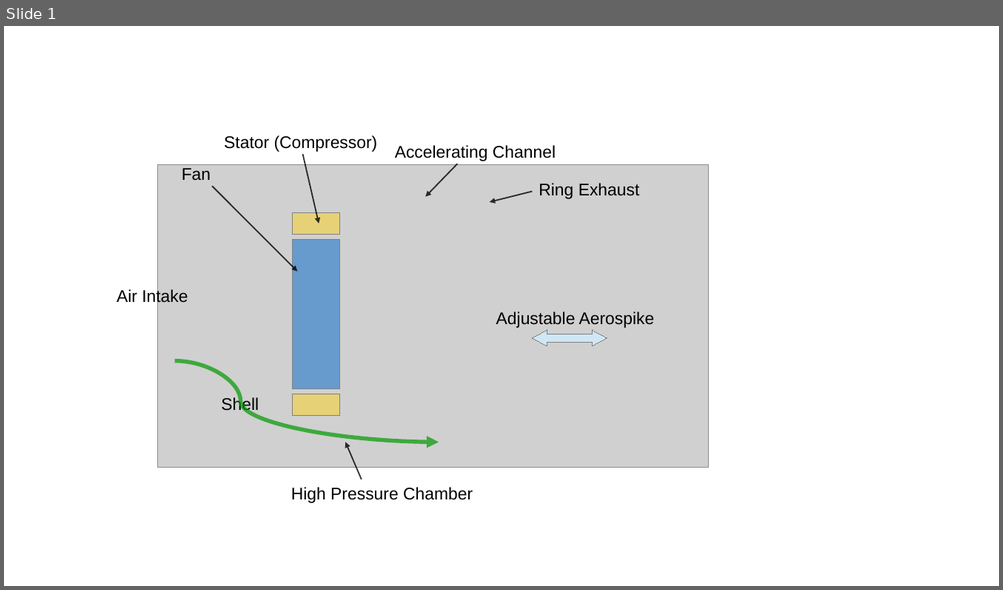
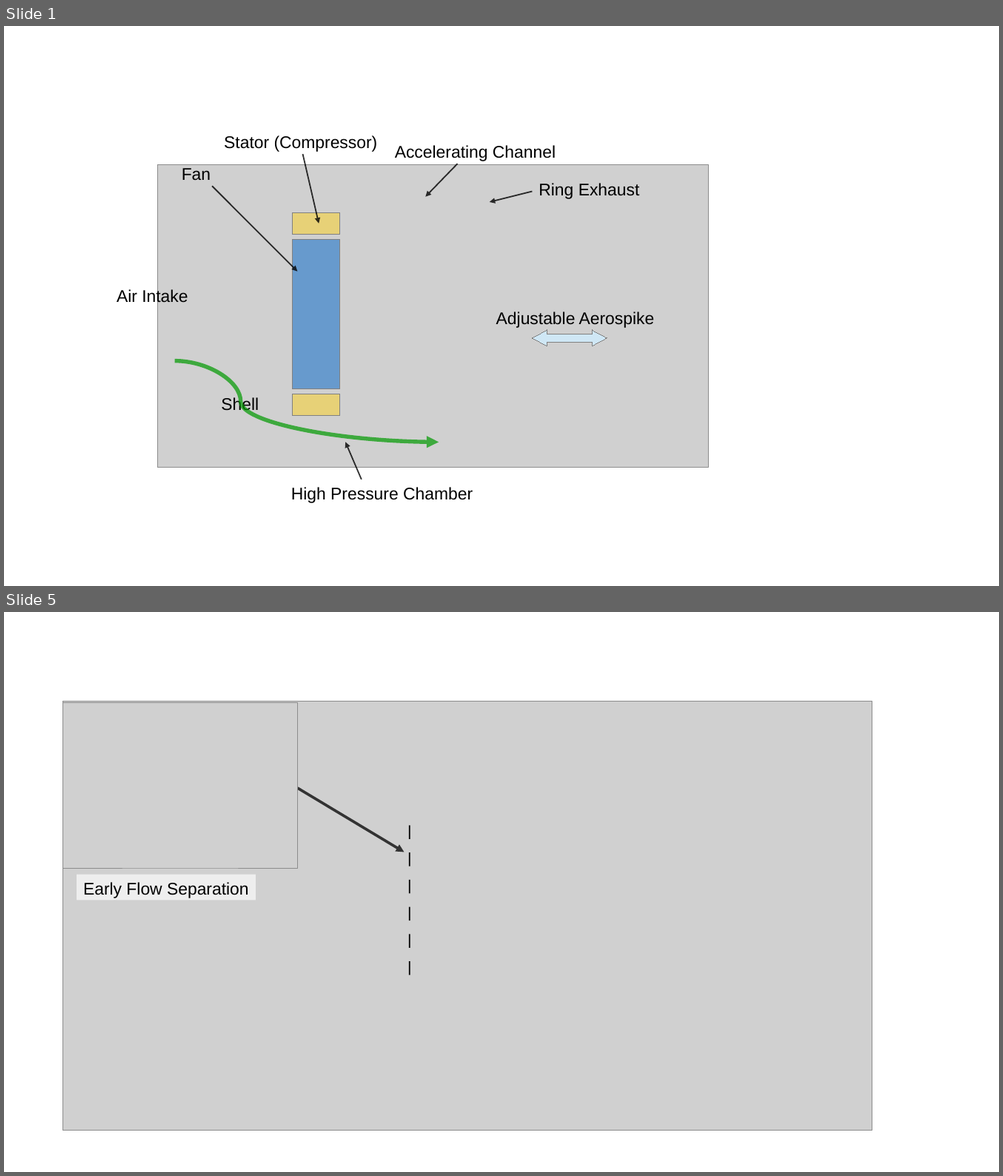
Before and after one commit to majianjia/aerospikes-fan, a slide deck: figures/figures.odp. Shown one above the other, each under a label of ours: slide 1 before the commit, slides 1 and 5 after it; the slides between them are not shown. The pictures are 1003x590 and 1003x1176 pixels, drawn with LibreOffice and Linux fonts; fonts in the diff are those of the drawing; grey boxes stand for pictures. Boxes give left, top, right and bottom in pixels: in the first picture for what was removed or moved away, otherwise in the second. Text is boxed around its words. In the diff, an @@ line names an element or a change of style, - is before the commit and + after.

```diff
--- a/figures/figures.odp
+++ b/figures/figures.odp
@@ slide 5 added at box(4, 612, 999, 1172), background #FFFFFF @@
@@ picture added at box(63, 702, 872, 1130) @@
@@ picture added at box(63, 703, 297, 868) @@
@@ arrow added from (297, 788) to (404, 852), #333333 2.83 pt @@
@@ line added from (409, 825) to (409, 980), #000000 1.42 pt @@
@@ rectangle added at box(77, 874, 255, 900), fill #EEEEEE, 18 pt, text #000000 @@
+Early Flow Separation
```
Also in this commit, not shown: 3 other slides added, 13 other files.
